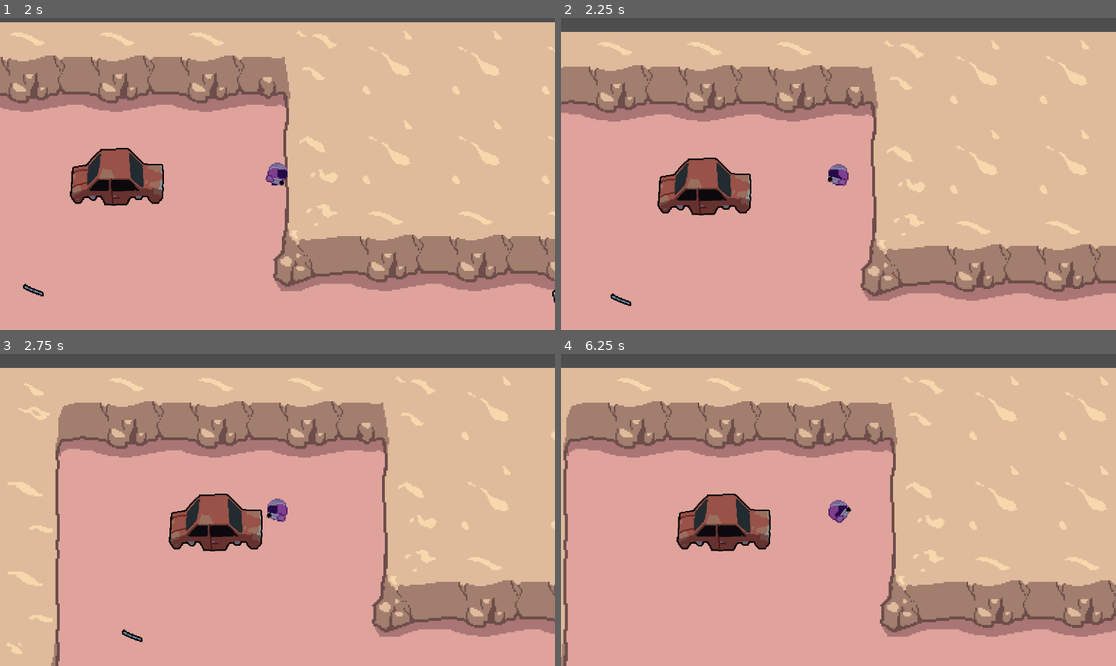
Above: before the commit, frames 1-4 (two rows, left to right).
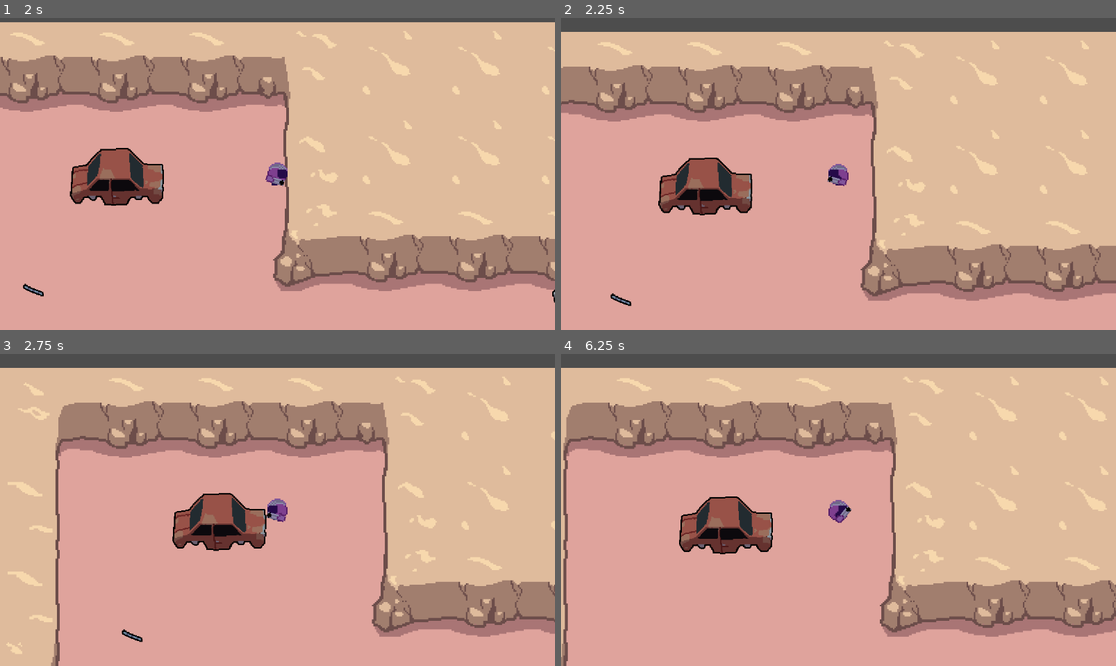
Above: after the commit, the same moments.

Repository: JeppeLindberg/goedware_game_jam_14_everything_is_a_resource
Game: Godot game, scene res://scenes/main.tscn
The game is run twice, just before and just after one commit, with the same random seed, the same clock (stepped at 60 frames per second) and the same inputs.
Inputs (mouse positions are in pixels of both pictures, inside the frame that each line leads up to):
- Up to frame 1 (2 s): tap Enter at 0.5 s; move the mouse to (249, 236) at 0.52 s; press the mouse at (249, 236) at 0.53 s; hold W (move_up) from 0.53 s (still down); move the mouse to (444, 220) at 1.27 s; release the mouse at (444, 220) at 1.28 s; click (444, 220) at 1.35 s
- Up to frame 2 (2.25 s): move the mouse to (672, 127) at 2.02 s; release W (move_up) at 2.03 s; press the mouse at (672, 127) at 2.03 s; hold A (move_left) from 2.03 s (still down)
- Up to frame 3 (2.75 s): keep holding A (move_left)
- Up to frame 4 (6.25 s): move the mouse to (866, 510) at 2.77 s; release the mouse at (866, 510) at 2.78 s; click (866, 510) at 2.85 s; move the mouse to (755, 432) at 3.52 s; release A (move_left) at 3.53 s; press the mouse at (755, 432) at 3.53 s; hold S (move_down) 3.53-4.28 s; move the mouse to (960, 494) at 4.27 s; release the mouse at (960, 494) at 4.28 s; hold D (move_right) 4.28-5.03 s; click (960, 494) at 4.35 s; move the mouse to (727, 525) at 5.02 s; press the mouse at (727, 525) at 5.03 s; hold W (move_up) 5.03-5.78 s; move the mouse to (894, 441) at 5.77 s; release the mouse at (894, 441) at 5.78 s; hold D (move_right) from 5.78 s (still down); click (894, 441) at 5.85 s

Frame 1 is identical in both runs. In frame 2, 0.5% of the frame differs, in the area x 17-35%, y 44-64%; in frame 3, 1.1%; in frame 4, 1.3%, in the area x 20-39%, y 44-65%.

Commit message:
car emit small debris

Diff:
--- a/car.tscn
+++ b/car.tscn
@@ -1,13 +1,18 @@
-[gd_scene load_steps=4 format=3 uid="uid://cd06n8hrs0sgp"]
+[gd_scene load_steps=5 format=3 uid="uid://cplit5o3srbf1"]
 
 [ext_resource type="Script" uid="uid://djuhnwy5llkn4" path="res://object.gd" id="1_l2ofb"]
 [ext_resource type="Resource" uid="uid://chnj7aomn6p5s" path="res://resources/old_car.tres" id="2_uoj53"]
+[ext_resource type="PackedScene" uid="uid://bqhsyiini58i6" path="res://prefabs/debris.tscn" id="3_k61xc"]
 
 [sub_resource type="RectangleShape2D" id="RectangleShape2D_rfk7t"]
 
-[node name="Car" type="StaticBody2D" groups=["Destructible"]]
+[node name="Car" type="RigidBody2D" groups=["Destructible"]]
+gravity_scale = 0.0
+lock_rotation = true
+linear_damp = 15.0
 script = ExtResource("1_l2ofb")
 object_data = ExtResource("2_uoj53")
+small_debris_prefab = ExtResource("3_k61xc")
 
 [node name="Sprite2D" type="Sprite2D" parent="."]
 
--- a/object.gd
+++ b/object.gd
@@ -1,21 +1,49 @@
-extends StaticBody2D
+extends RigidBody2D
 
 @export var object_data : DestructibleObjectResource
 var local_data : DestructibleObjectResource
 @onready var sprite_2d: Sprite2D = $Sprite2D
 @onready var collision_shape_2d: CollisionShape2D = $CollisionShape2D
+@export var small_debris_prefab: PackedScene
+@onready var world = get_node('/root/main/world')
+@onready var main = get_node('/root/main')
+
+var small_debris_to_emit = 0
+var last_flash_time = -1.0
 
 # Called when the node enters the scene tree for the first time.
 func _ready() -> void:
 	local_data = object_data.duplicate()
 	sprite_2d.texture = local_data.sprite
 	sprite_2d.scale = local_data.sprite_scale
+	if randf() < 0.5:
+		sprite_2d.scale = sprite_2d.scale * Vector2(-1, 1)
 	collision_shape_2d.shape.size = local_data.collision_size
 
-func hp_drain() -> void:
+func hp_drain(damage) -> void:
+	var prev_health = local_data.health
+
 	if local_data.health > 0:
-		local_data.health -= 5
-		#flash object red?
-	else:
+		local_data.health -= damage
+		sprite_2d.modulate = Color(10,10,10,10)
+		last_flash_time = main.seconds()
+
+	small_debris_to_emit += (prev_health/5) - (max(local_data.health/5, 0))
+
+	if local_data.health <= 0:
 		#spawn explosion?
 		queue_free()
+
+func _process(_delta: float) -> void:
+	if last_flash_time + 0.07 < main.seconds():
+		sprite_2d.modulate = Color(1,1,1,1)
+
+	for i in range(small_debris_to_emit):
+		emit_small_debris()
+	small_debris_to_emit = 0;
+
+func emit_small_debris():
+	var new_debris = small_debris_prefab.instantiate()
+	world.add_child(new_debris)
+	new_debris.global_position = global_position
+	new_debris.linear_velocity = Vector2(randf_range(-1,1), randf_range(-1,1)).normalized() * (randf() * 300 + 300)
--- a/prefabs/debris.tscn
+++ b/prefabs/debris.tscn
@@ -14,7 +14,7 @@
 collision_layer = 4
 collision_mask = 4
 gravity_scale = 0.0
-linear_damp = 1.0
+linear_damp = 2.0
 angular_damp = 5.0
 script = ExtResource("1_duitm")
 possible_sprites = Array[Texture2D]([ExtResource("2_6tpbs"), ExtResource("3_men71"), ExtResource("4_osuyg"), ExtResource("5_ojdfa"), ExtResource("6_2g027")])
--- a/scenes/main.tscn
+++ b/scenes/main.tscn
@@ -136,9 +136,6 @@
 [node name="shape" type="CollisionPolygon2D" parent="static/wall5"]
 polygon = PackedVector2Array(-54, -49, 83, -50, 83, 114, -57, 112)
 
-[node name="Car" parent="." instance=ExtResource("15_jkv2x")]
-position = Vector2(337, 107)
-
 [node name="world" type="Node2D" parent="."]
 
 [node name="snapper" type="AnimatedSprite2D" parent="world"]
@@ -147,6 +144,9 @@
 scale = Vector2(0.5, 0.5)
 sprite_frames = ExtResource("3_a8y0u")
 autoplay = "default"
+
+[node name="Car" parent="world" instance=ExtResource("15_jkv2x")]
+position = Vector2(337, 107)
 
 [node name="debris" parent="world" instance=ExtResource("2_tipki")]
 position = Vector2(643, 190)
@@ -203,7 +203,8 @@
 [node name="vacuum_point" type="Node2D" parent="world/player/gun"]
 position = Vector2(17, 0)
 script = ExtResource("4_jyhfs")
-debris_layer = 4
+attach_layer = 4
+suck_layer = 5
 
 [node name="suck_shape" type="CollisionShape2D" parent="world/player/gun/vacuum_point"]
 shape = SubResource("CircleShape2D_tbgi4")
--- a/scripts/debris.gd
+++ b/scripts/debris.gd
@@ -13,16 +13,10 @@
 	layer = collision_layer
 	sprite.texture = possible_sprites[randi_range(0, len(possible_sprites) - 1)];
 
-func _physics_process(_delta: float) -> void:
-	if force_to_add != Vector2.ZERO and freeze == false:
-		apply_force(force_to_add)
-		force_to_add = Vector2.ZERO
-
 func disable_collision():
 	shape.disabled = true
 	freeze = true
 
-func enable_collision(new_force):
-	force_to_add = new_force
+func enable_collision():
 	shape.disabled = false
 	freeze = false
--- a/scripts/shot.gd
+++ b/scripts/shot.gd
@@ -6,13 +6,13 @@
 
 var drop_children = []
 
-
-
 func _integrate_forces(state: PhysicsDirectBodyState2D) -> void:
 	for i in range(state.get_contact_count()):
 		var collision_point = state.get_contact_collider_position(i)
 		debug_spawner.spawn(collision_point)
 		var debris_children = main.get_children_in_group(self, 'debris')
+		if state.get_contact_collider_object(i).is_in_group("Destructible"):
+			state.get_contact_collider_object(i).hp_drain(len(debris_children) * 5)
 		var children_to_drop = int(len(debris_children)/2.0) + 1
 		for j in range(len(debris_children)):
 			if j < children_to_drop:
@@ -23,13 +23,9 @@
 	if len(drop_children) != 0:
 		var debris = drop_children.pop_front()
 		debris.reparent(world)
-		debris.enable_collision(Vector2(randf_range(-1,1), randf_range(-1,1)) * 10000.0)
+		debris.enable_collision()
+		debris.linear_velocity = Vector2(randf_range(-1,1), randf_range(-1,1)).normalized() * (randf() * 300 + 300)
 
 		if len(main.get_children_in_group(self, 'debris')) <= 0:
 			queue_free()
 			return
-
-
-func _on_body_entered(body: Node) -> void:
-	if body.is_in_group("Destructible"):
-		body.hp_drain()
--- a/scripts/vacuum_point.gd
+++ b/scripts/vacuum_point.gd
@@ -1,6 +1,7 @@
 extends Node2D
 
 var vacuum_on: bool
+var prev_seconds: int = 0
 
 @export var vacuum_force = 2.0
 
@@ -9,7 +10,8 @@
 @onready var main = get_node('/root/main')
 @onready var center = get_node('center')
 
-@export_flags_2d_physics var debris_layer: int
+@export_flags_2d_physics var attach_layer: int
+@export_flags_2d_physics var suck_layer: int
 
 func set_vacuum_on(new_vacuum_on):
 	vacuum_on = new_vacuum_on
@@ -22,15 +24,22 @@
 
 func _physics_process(_delta: float) -> void:
 	if vacuum_on:
-		var nodes = main.get_nodes_in_shape(attach_shape, global_transform, debris_layer)
+		var nodes = main.get_nodes_in_shape(attach_shape, global_transform, attach_layer)
 
 		for node in nodes:
 			if node.is_in_group('debris'):
 				node.disable_collision()
 				center.add_debris(node)
 
-		nodes = main.get_nodes_in_shape(suck_shape, global_transform, debris_layer)
+		nodes = main.get_nodes_in_shape(suck_shape, global_transform, suck_layer)
 
 		for node in nodes:
 			if node.is_in_group('debris'):
 				node.apply_force((global_position - node.global_position) * vacuum_force)
+			if node.is_in_group('Destructible'):
+				node.apply_force((global_position - node.global_position) * vacuum_force / 2.0)
+				if prev_seconds != int(main.seconds()):
+					node.hp_drain(1)
+
+
+	prev_seconds = int(main.seconds())
Not shown: 1 places in scenes/main.tscn that only renumber resources
